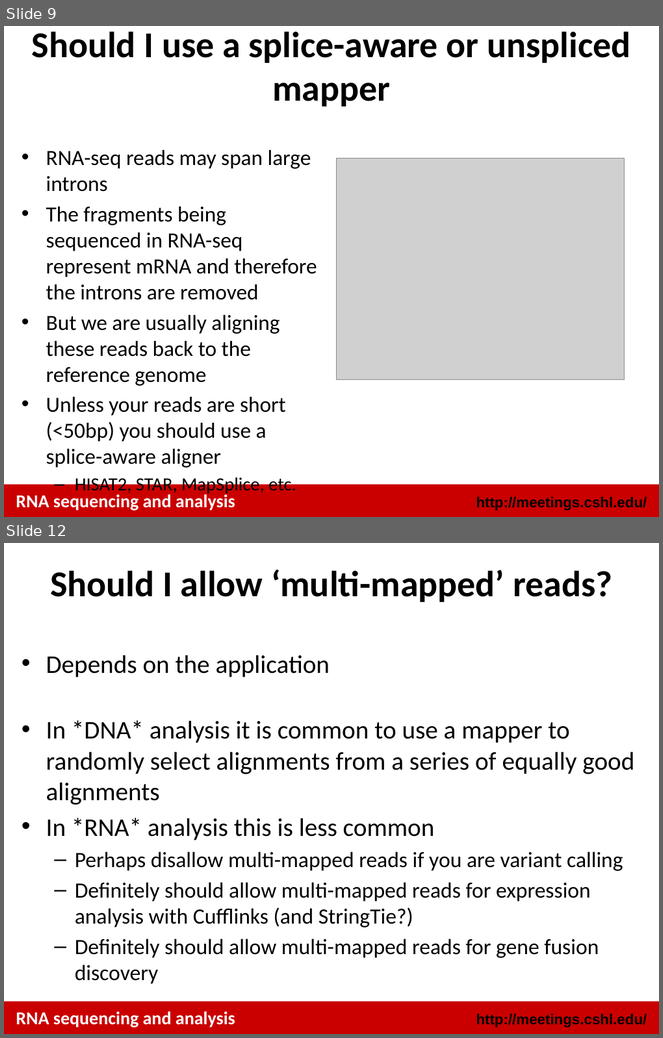
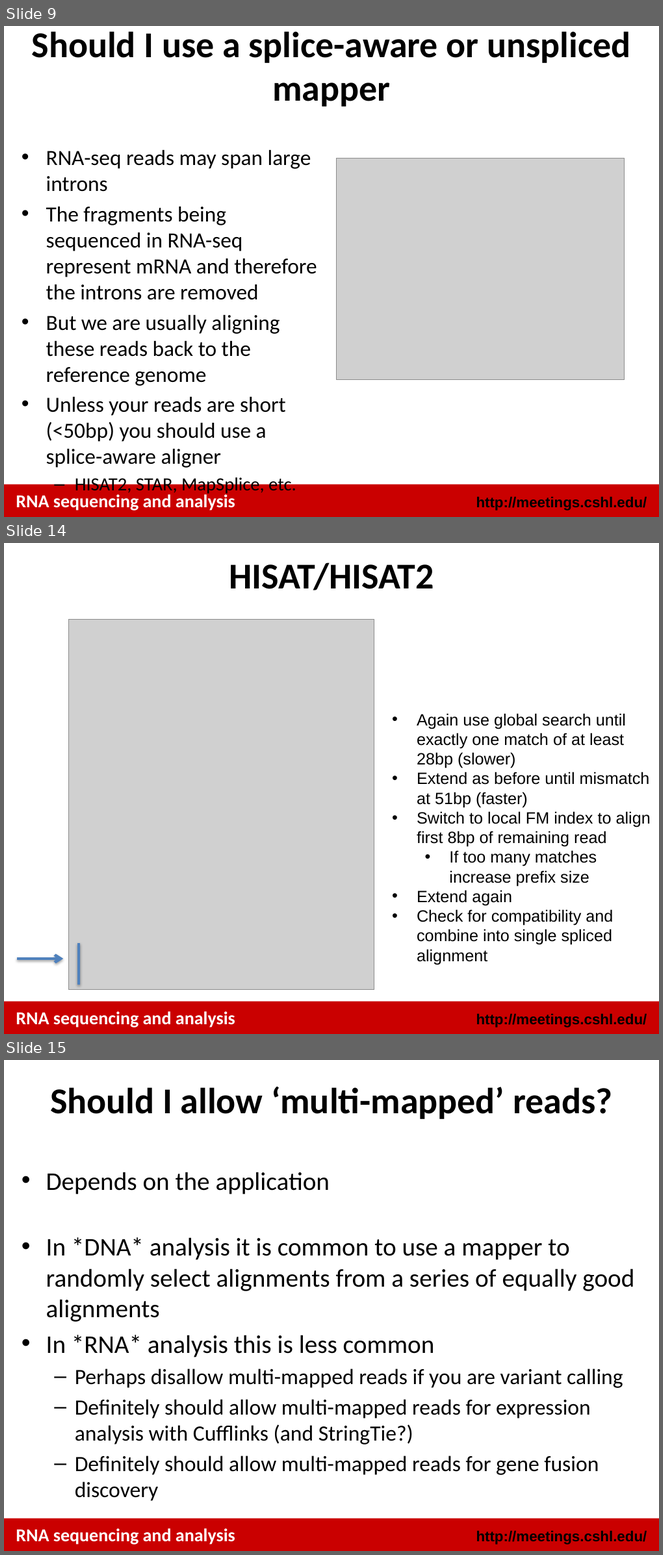
Before and after one commit to griffithlab/rnaseq_tutorial_wiki, a slide deck: LectureFiles/cshl/2016/RNASeq_Module2_Lecture.pptx. Shown one above the other, each under a label of ours: slides 9 and 12 before the commit, slides 9, 14 and 15 after it; the slides between them are not shown. The pictures are 663x1038 and 663x1555 pixels, drawn with LibreOffice and Linux fonts; fonts in the diff are those of the drawing; grey boxes stand for pictures. Boxes give left, top, right and bottom in pixels: in the first picture for what was removed or moved away, otherwise in the second. Text is boxed around its words. In the diff, an @@ line names an element or a change of style, - is before the commit and + after.

Commit message:
update lecture 2 for HISAT2

```diff
--- a/LectureFiles/cshl/2016/RNASeq_Module2_Lecture.pptx
+++ b/LectureFiles/cshl/2016/RNASeq_Module2_Lecture.pptx
@@ slide 14 added at bbox=[4, 543, 659, 1034], background #FFFFFF; not listed: 3 template elements that a slide beside it also shows @@
@@ title added at bbox=[229, 563, 434, 590], 40 pt, text #000000, bold @@
+HISAT/HISAT2
@@ picture added at bbox=[68, 619, 374, 990] @@
@@ text added at bbox=[417, 713, 651, 965], 18 pt, text #000000 @@
+• Again use global search until exactly one match of at least 28bp (slower)
+• Extend as before until mismatch at 51bp (faster)
+• Switch to local FM index to align first 8bp of remaining read
+  • If too many matches increase prefix size
+• Extend again
+• Check for compatibility and combine into single spliced alignment
@@ line added from (79, 943) to (79, 984), #4F81BD 3 pt @@
@@ arrow added from (17, 959) to (64, 959), #4F81BD 3 pt @@
@@ what was slide 12 is now slide 15 @@
```
Also in this commit, not shown: 1 slide changed, 3 other slides added, 1 slide removed, 1 other file.
